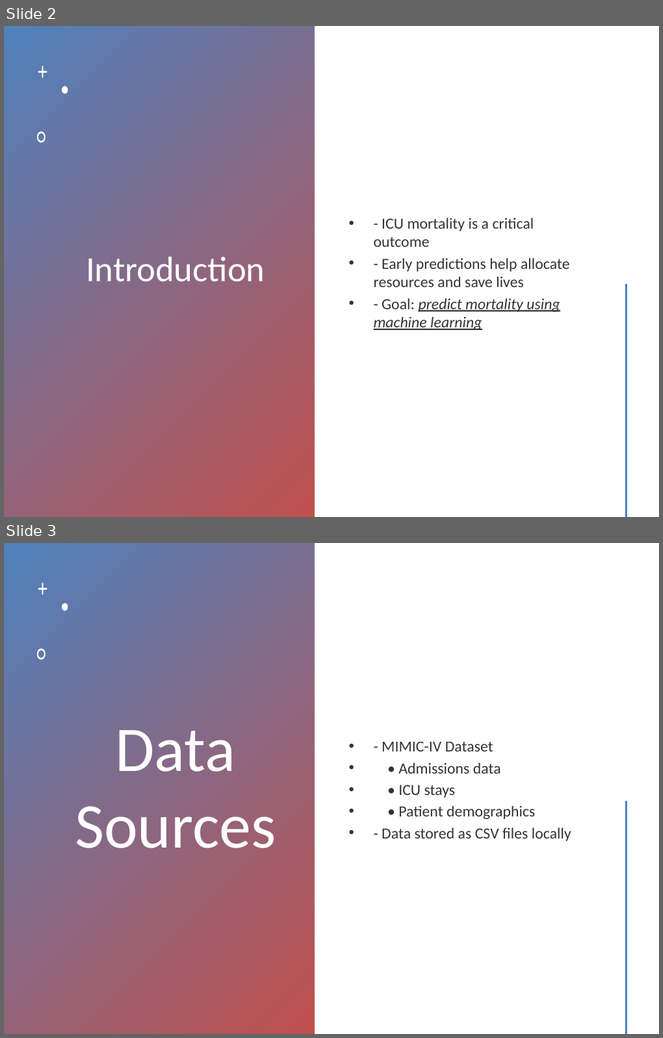
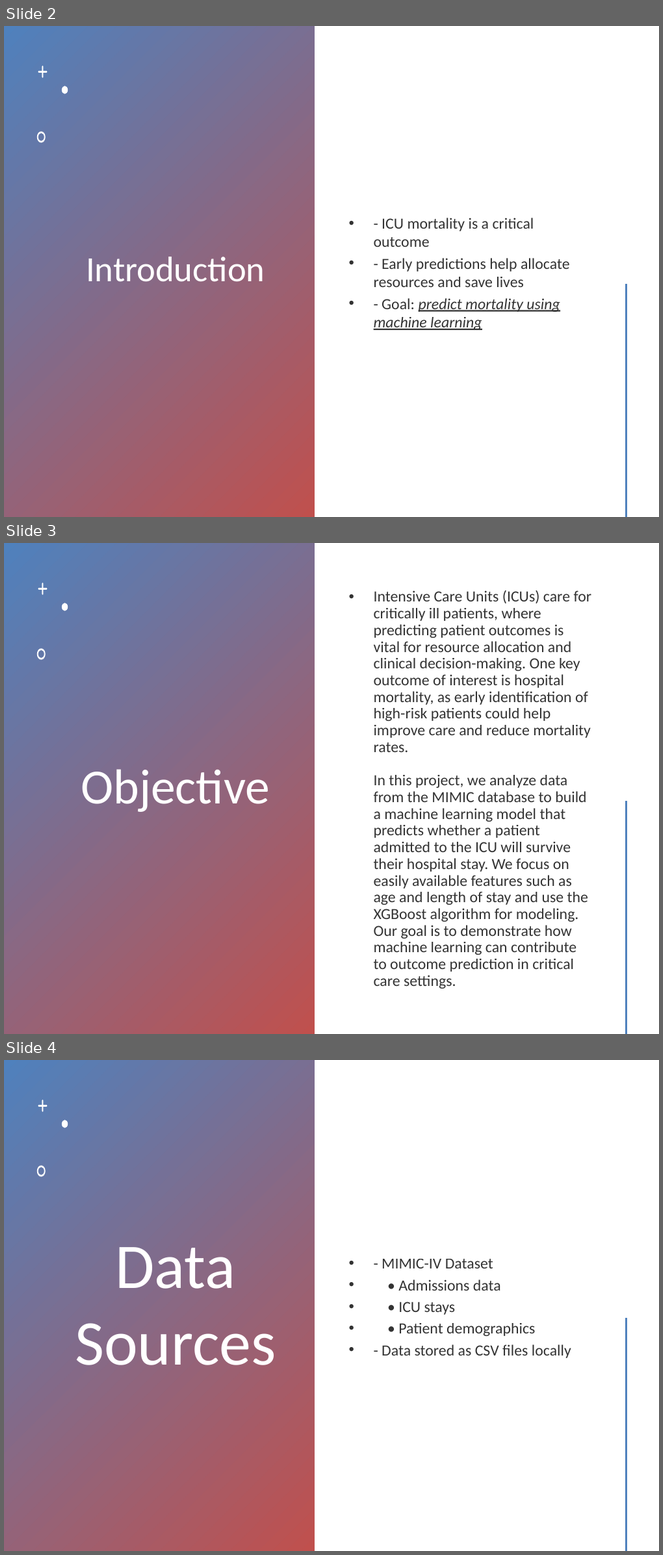
Before and after one commit to letspairup/ai-healthcare, a slide deck: self-tutorial/ICU_Mortality_XGBoost_Report.pptx. Shown one above the other, each under a label of ours: slides 2 and 3 before the commit, slides 2, 3 and 4 after it. The pictures are 663x1038 and 663x1555 pixels, drawn with LibreOffice and Linux fonts; fonts in the diff are those of the drawing. Boxes give left, top, right and bottom in pixels: in the first picture for what was removed or moved away, otherwise in the second. Text is boxed around its words. In the diff, an @@ line names an element or a change of style, - is before the commit and + after.

```diff
--- a/self-tutorial/ICU_Mortality_XGBoost_Report.pptx
+++ b/self-tutorial/ICU_Mortality_XGBoost_Report.pptx
@@ slide 3 added at [4,543,659,1034], background #FFFFFF @@
@@ rectangle added at [4,543,315,1034], fill gradient #4F81BD to #C0504D @@
@@ freeform shape added at [38,583,48,596], fill #FFFFFF @@
@@ text added at [374,590,592,989], 17 pt, text #000000 at 80% opacity @@
+• Intensive Care Units (ICUs) care for critically ill patients, where predicting patient outcomes is vital for resource allocation and clinical decision-making. One key outcome of interest is hospital mortality, as early identification of high-risk patients could help improve care and reduce mortality rates.
+  In this project, we analyze data from the MIMIC database to build a machine learning model that predicts whether a patient admitted to the ICU will survive their hospital stay. We focus on easily available features such as age and length of stay and use the XGBoost algorithm for modeling. Our goal is to demonstrate how machine learning can contribute to outcome prediction in critical care settings.
@@ freeform shape added at [62,603,68,611], fill #FFFFFF @@
@@ freeform shape added at [36,648,46,659], fill #FFFFFF @@
@@ title added at [81,769,270,812], 54 pt, text #FFFFFF @@
+Objective
@@ line added from (627, 802) to (627, 1034), #C0504D 2 pt @@
@@ what was slide 3 is now slide 4 @@
```
Also in this commit, not shown: 1 slide changed.
